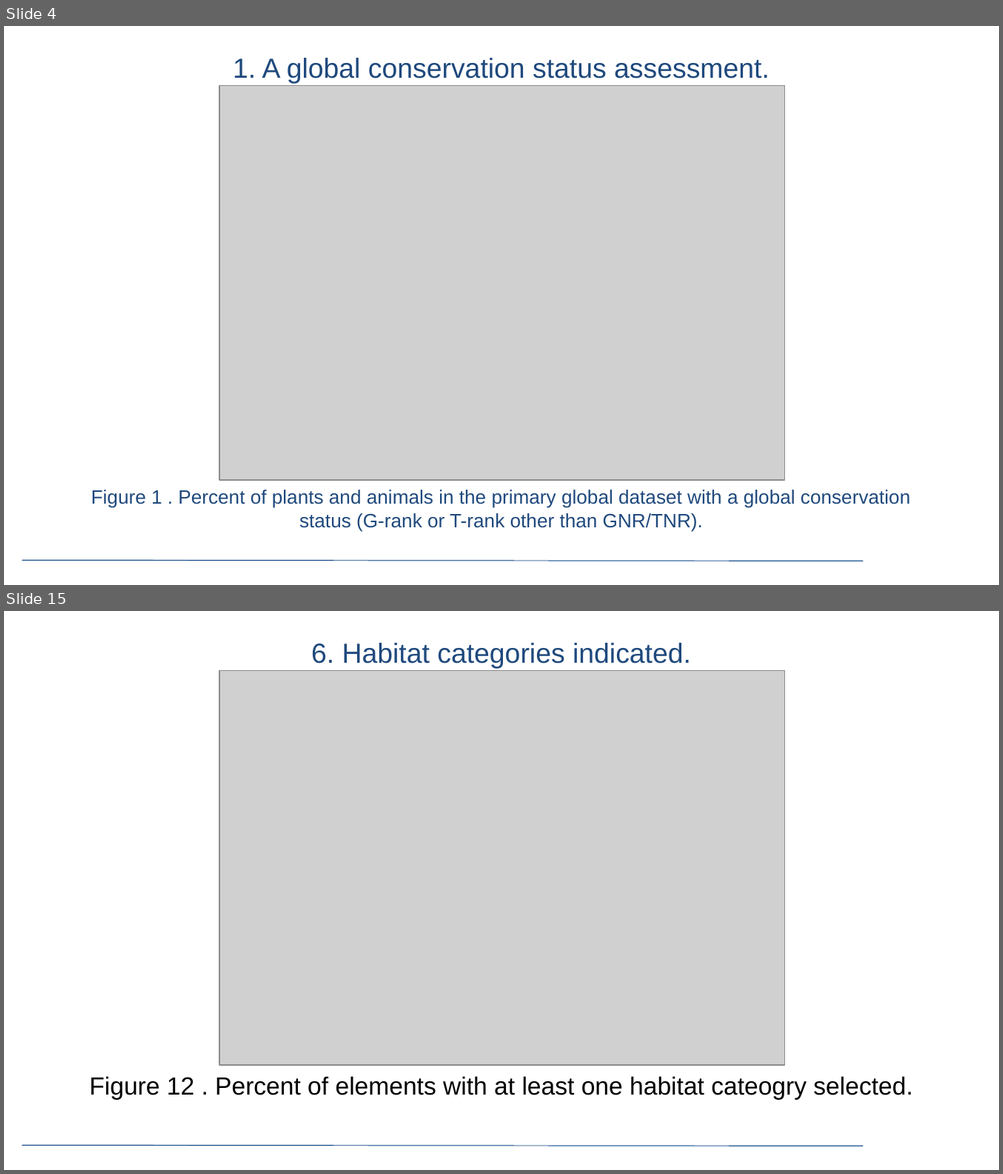
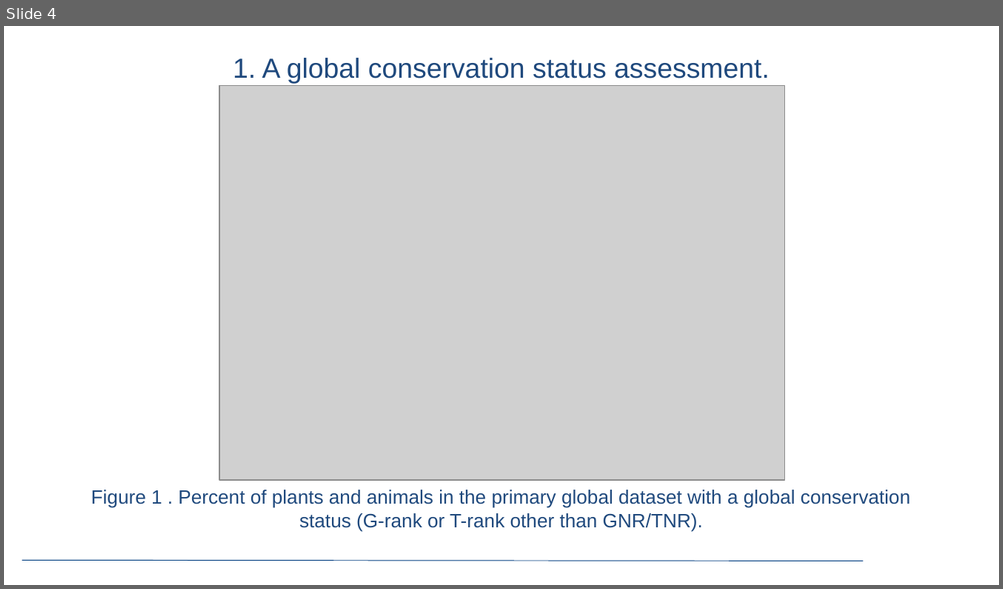
Before and after one commit to mtarjan/Reproducible-reporting-tutorial, a slide deck: Presentation Template.pptx. Shown one above the other, each under a label of ours: slides 4 and 15 before the commit, slide 4 after it; the slides between them are not shown. The pictures are 1003x1174 and 1003x589 pixels, drawn with LibreOffice and Linux fonts; fonts in the diff are those of the drawing; grey boxes stand for pictures; background and template pictures are left out. Boxes give left, top, right and bottom in pixels: in the first picture for what was removed or moved away, otherwise in the second. Text is boxed around its words. In the diff, an @@ line names an element or a change of style, - is before the commit and + after.

```diff
--- a/Presentation Template.pptx
+++ b/Presentation Template.pptx
@@ slide 15 removed at [4, 611, 999, 1170], background #FFFFFF; not listed: 1 template element that a slide beside it also shows @@
@@ title removed at [311, 643, 691, 669] @@
-6. Habitat categories indicated.
@@ picture removed at [220, 671, 785, 1065] @@
@@ text removed at [89, 1076, 912, 1099] @@
-Figure 12 . Percent of elements with at least one habitat cateogry selected.
```
Also in this commit, not shown: 15 other slides removed.
